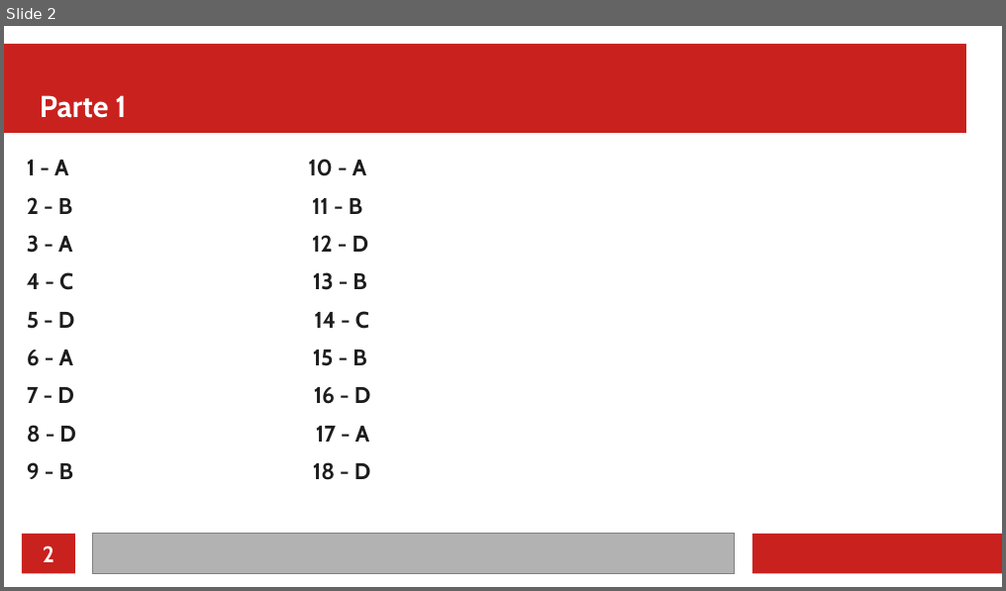
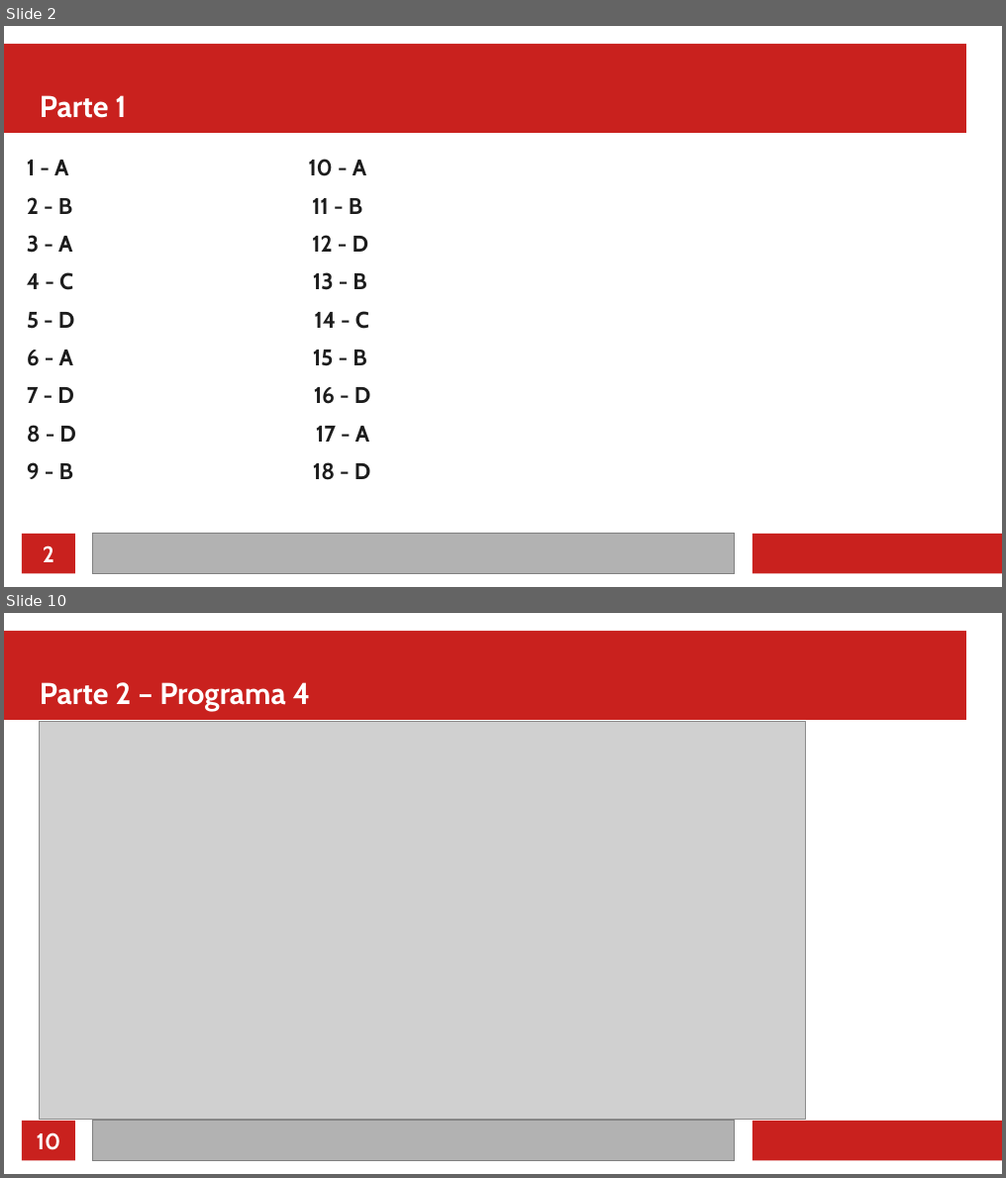
Before and after one commit to RafaelAmauri/Arquitetura-de-Computadores-2, a slide deck: Tarefa 06/Relatorio6.odp. Shown one above the other, each under a label of ours: slide 2 before the commit, slides 2 and 10 after it; the slides between them are not shown. The pictures are 1006x591 and 1006x1178 pixels, drawn with LibreOffice and Linux fonts; fonts in the diff are those of the drawing; grey boxes stand for pictures. Boxes give left, top, right and bottom in pixels: in the first picture for what was removed or moved away, otherwise in the second. Text is boxed around its words. In the diff, an @@ line names an element or a change of style, - is before the commit and + after.

Commit message:
feat: Add Programa 6 e 7

```diff
--- a/Tarefa 06/Relatorio6.odp
+++ b/Tarefa 06/Relatorio6.odp
@@ slide 10 added at (4,613,1002,1174), background #FFFFFF; not listed: 4 template elements that a slide beside it also shows @@
@@ title added at (40,682,311,711), 24 pt, text #FFFFFF, bold @@
+Parte 2 – Programa 4
@@ picture added at (40,722,806,1120) @@
@@ page number added at (37,1133,61,1151), 18 pt, text #FFFFFF, bold @@
+10
```
Also in this commit, not shown: 1 slide changed, 12 other slides added, 18 other files.
